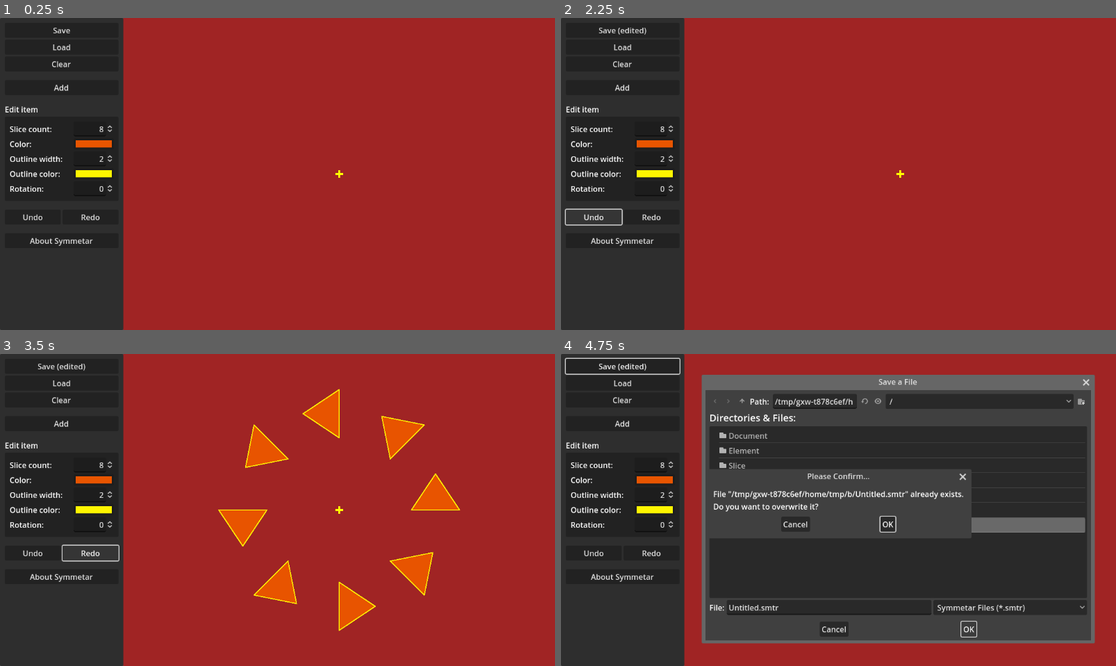
Above: before the commit, frames 1-4 (two rows, left to right).
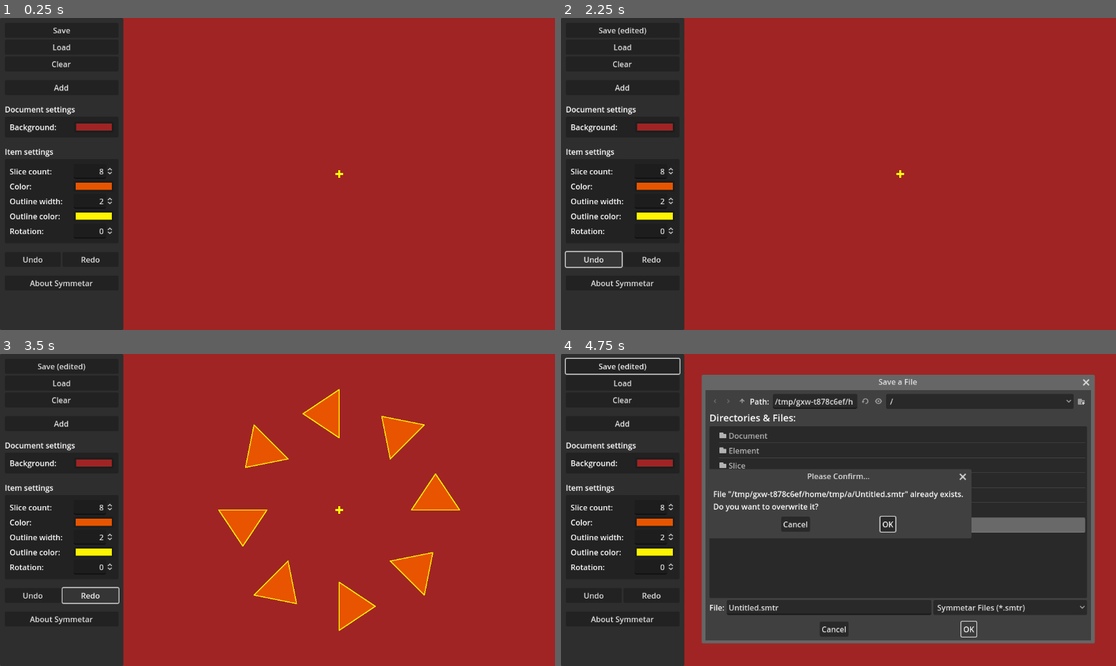
Above: after the commit, the same moments.

Repository: zoeesilcock/symmetar
Game: Godot game, scene res://Main.tscn
Same seed, same stepped clock (60 frames per second), same inputs: the game is played once before the commit and once after it.
Inputs:
- Up to frame 1 (0.25 s): no input
- Up to frame 2 (2.25 s): click "Clear" at 0.5 s; click "Add" at 1.25 s; click "Undo" at 2 s
- Up to frame 3 (3.5 s): click "Redo" at 2.75 s
- Up to frame 4 (4.75 s): click "Save (edited)" at 3.5 s; click "OK" at 4.25 s

The runs differ from the first frame. In frame 1, 2.1% of the frame differs, in the area x 0-21%, y 28-87%; in frame 2, 2.4%; in frame 3, 2.4%; in frame 4, 2.3%.

Commit message:
Add a setting for changing the background color of the document

Diff:
--- a/Document/Document.gd
+++ b/Document/Document.gd
@@ -9,15 +9,20 @@
 @export var undo_manager : UndoManager
 @export var element_scene : PackedScene
 @export var elements_node : Node2D
+@export var background : Background
 
 # Internal
 var elements : Array[Node]
+
+# Signals
+signal document_state_replaced
 
 func _ready() -> void:
 	elements = []
 
 	state = DocumentState.new()
 	state.element_count_changed.connect(_on_element_count_changed)
+	document_state_replaced.emit()
 
 func load_document(path : String) -> void:
 	state.element_count_changed.disconnect(_on_element_count_changed)
@@ -25,7 +30,10 @@
 
 	state = ResourceLoader.load(path, "", ResourceLoader.CACHE_MODE_IGNORE) as DocumentState
 	state.element_count_changed.connect(_on_element_count_changed)
+	document_state_replaced.emit()
+
 	_instantiate_elements()
+	state.background_color_changed.emit()
 
 	ui_state.document_name = path.get_file()
 	ui_state.document_is_dirty = false
--- a/Document/DocumentState.gd
+++ b/Document/DocumentState.gd
@@ -4,6 +4,12 @@
 # Data
 @export var elements : Array[ElementState]
 @export var previous_elements : Array[ElementState]
+@export var background_color : Color:
+	set(value):
+		if value != background_color:
+			background_color = value
+			background_color_changed.emit()
+@export var previous_background_color: Color
 
 # Diff
 @export var diffs_applied : Array[DocumentStateDiff]
@@ -11,11 +17,20 @@
 
 # Signals
 signal element_count_changed
+signal background_color_changed
+
+# Constants
+const DEFAULT_BACKGROUND_COLOR : Color = Color("#a02424")
+
+func _init(p_background_color : Color = DEFAULT_BACKGROUND_COLOR) -> void:
+	background_color = p_background_color
+	previous_background_color = background_color
 
 func calculate_diff() -> DocumentStateDiff:
 	var diff : Array[ElementState] = []
 	var count_change : int = len(elements) - len(previous_elements)
 	var element_count : int = max(len(elements), len(previous_elements))
+	var background_color_change : Color = Color.BLACK
 
 	for index : int in element_count:
 		var element : ElementState = ElementState.empty()
@@ -29,7 +44,11 @@
 
 		diff.push_back(element.get_diff(previous_element))
 
-	return DocumentStateDiff.new(count_change, diff)
+	background_color_change.r = background_color.r - previous_background_color.r
+	background_color_change.g = background_color.g - previous_background_color.g
+	background_color_change.b = background_color.b - previous_background_color.b
+
+	return DocumentStateDiff.new(count_change, diff, background_color_change)
 
 func apply_diff(diff : DocumentStateDiff, reverse : bool) -> void:
 	var current_count : int = len(elements)
@@ -47,6 +66,14 @@
 	if diff.element_count_change != 0:
 		element_count_changed.emit()
 
+	var new_background_color : Color = Color(
+		background_color.r + diff.background_color_change.r * direction,
+		background_color.g + diff.background_color_change.g * direction,
+		background_color.b + diff.background_color_change.b * direction
+	)
+
+	background_color = new_background_color
+
 func _fill_empty_slots() -> void:
 	for index : int in len(elements):
 		if elements[index] == null:
--- a/Document/DocumentStateDiff.gd
+++ b/Document/DocumentStateDiff.gd
@@ -2,8 +2,13 @@
 extends Resource
 
 @export var element_count_change : int
+@export var background_color_change : Color
 @export var element_changes : Array[ElementState]
 
-func _init(p_element_count_change : int = 0, p_element_changes : Array[ElementState] = []) -> void:
+func _init(
+		p_element_count_change : int = 0,
+		p_element_changes : Array[ElementState] = [],
+		p_background_color_change : Color = Color.BLACK) -> void:
 	element_count_change = p_element_count_change
+	background_color_change = p_background_color_change
 	element_changes = p_element_changes
--- a/UI/UI.gd
+++ b/UI/UI.gd
@@ -6,6 +6,7 @@
 @export var ui_state : UIState
 @export var save_button : Button
 @export var file_dialog : FileDialog
+@export var background_color_input : ColorPickerButton
 @export var slice_count_input : SpinBox
 @export var slice_color_input : ColorPickerButton
 @export var slice_outline_width_input : SpinBox
@@ -14,6 +15,7 @@
 @export var about_dialog : AcceptDialog
 
 # Internal
+var background_color_picker_popup : PopupPanel
 var slice_color_picker_popup : PopupPanel
 var outline_color_picker_popup : PopupPanel
 var current_element_state : ElementState
@@ -26,6 +28,10 @@
 	ui_state.selection_changed.connect(_on_selection_changed)
 	ui_state.document_is_dirty_changed.connect(_on_document_is_dirty_changed)
 
+	background_color_picker_popup = background_color_input.get_popup()
+	background_color_picker_popup.visibility_changed.connect(_on_background_color_picker_visibility_changed)
+	background_color_input.color_changed.connect(_on_background_color_changed)
+
 	slice_color_picker_popup = slice_color_input.get_popup()
 	slice_color_picker_popup.visibility_changed.connect(_on_slice_color_picker_visibility_changed)
 	slice_color_input.color_changed.connect(_on_slice_color_changed)
@@ -38,6 +44,8 @@
 
 	_update_save_button_text()
 	_update_window_title()
+
+	world.document.document_state_replaced.connect(_on_document_state_replaced)
 
 func _input(event : InputEvent) -> void:
 	if event is InputEventKey and event.pressed:
@@ -83,6 +91,9 @@
 	pass
 
 #region External signal handlers
+func _on_document_state_replaced() -> void:
+	world.document.state.background_color_changed.connect(_on_background_color_state_changed)
+
 func _on_selection_changed() -> void:
 	if ui_state.selected_element_index >= 0:
 		if current_element_state == null or current_element_index != ui_state.selected_element_index:
@@ -105,6 +116,9 @@
 	if ui_state.selected_element_index >= 0:
 		var slice : Slice = world.document.get_slice(ui_state.selected_element_index, ui_state.selected_slice_index)
 		slice_rotation_input.set_value_no_signal(rad_to_deg(slice.rotation))
+
+func _on_background_color_state_changed() -> void:
+	background_color_input.color = world.document.state.background_color
 
 func _on_document_is_dirty_changed() -> void:
 	_update_save_button_text()
@@ -154,6 +168,16 @@
 			element_state.slice_count = value as int
 			world.undo_manager.register_diff()
 
+func _on_background_color_changed(value : Color) -> void:
+	var background_color_changed : bool = world.document.state.background_color != value
+
+	if background_color_changed:
+		world.document.state.background_color = value
+
+func _on_background_color_picker_visibility_changed() -> void:
+	ui_state.background_color_picker_visible = background_color_input.get_popup().visible
+	world.undo_manager.register_diff()
+
 func _on_slice_color_changed(value : Color) -> void:
 	if ui_state.selected_element_index >= 0:
 		var element_state : ElementState = world.document.get_element_state(ui_state.selected_element_index)
--- a/UI/UI.tscn
+++ b/UI/UI.tscn
@@ -7,7 +7,7 @@
 
 [sub_resource type="Theme" id="Theme_uuqi3"]
 
-[node name="UI" type="Control" node_paths=PackedStringArray("save_button", "file_dialog", "slice_count_input", "slice_color_input", "slice_outline_width_input", "slice_outline_color_input", "slice_rotation_input", "about_dialog")]
+[node name="UI" type="Control" node_paths=PackedStringArray("save_button", "file_dialog", "background_color_input", "slice_count_input", "slice_color_input", "slice_outline_width_input", "slice_outline_color_input", "slice_rotation_input", "about_dialog")]
 layout_mode = 3
 anchors_preset = 9
 anchor_bottom = 1.0
@@ -17,11 +17,12 @@
 ui_state = ExtResource("2_ot8s7")
 save_button = NodePath("Panel/MarginContainer/VBoxContainer/SaveButton")
 file_dialog = NodePath("FileDialog")
-slice_count_input = NodePath("Panel/MarginContainer/VBoxContainer/EditContainer/MarginContainer/GridContainer/CountInput")
-slice_color_input = NodePath("Panel/MarginContainer/VBoxContainer/EditContainer/MarginContainer/GridContainer/ColorPickerButton")
-slice_outline_width_input = NodePath("Panel/MarginContainer/VBoxContainer/EditContainer/MarginContainer/GridContainer/OutlineWidthInput")
-slice_outline_color_input = NodePath("Panel/MarginContainer/VBoxContainer/EditContainer/MarginContainer/GridContainer/OutlineColorPickerButton")
-slice_rotation_input = NodePath("Panel/MarginContainer/VBoxContainer/EditContainer/MarginContainer/GridContainer/RotationInput")
+background_color_input = NodePath("Panel/MarginContainer/VBoxContainer/EditDocumentContainer/MarginContainer/GridContainer/BackgroundColorPickerButton")
+slice_count_input = NodePath("Panel/MarginContainer/VBoxContainer/EditItemContainer/MarginContainer/GridContainer/CountInput")
+slice_color_input = NodePath("Panel/MarginContainer/VBoxContainer/EditItemContainer/MarginContainer/GridContainer/ColorPickerButton")
+slice_outline_width_input = NodePath("Panel/MarginContainer/VBoxContainer/EditItemContainer/MarginContainer/GridContainer/OutlineWidthInput")
+slice_outline_color_input = NodePath("Panel/MarginContainer/VBoxContainer/EditItemContainer/MarginContainer/GridContainer/OutlineColorPickerButton")
+slice_rotation_input = NodePath("Panel/MarginContainer/VBoxContainer/EditItemContainer/MarginContainer/GridContainer/RotationInput")
 about_dialog = NodePath("AboutDialog")
 
 [node name="Panel" type="Panel" parent="."]
@@ -69,26 +70,55 @@
 custom_minimum_size = Vector2(0, 10)
 layout_mode = 2
 
-[node name="EditLabel" type="Label" parent="Panel/MarginContainer/VBoxContainer"]
-layout_mode = 2
-text = "Edit item"
-
-[node name="EditContainer" type="PanelContainer" parent="Panel/MarginContainer/VBoxContainer"]
-layout_mode = 2
-
-[node name="MarginContainer" type="MarginContainer" parent="Panel/MarginContainer/VBoxContainer/EditContainer"]
-layout_mode = 2
-
-[node name="GridContainer" type="GridContainer" parent="Panel/MarginContainer/VBoxContainer/EditContainer/MarginContainer"]
+[node name="EditDocumentLabel" type="Label" parent="Panel/MarginContainer/VBoxContainer"]
+layout_mode = 2
+text = "Document settings"
+
+[node name="EditDocumentContainer" type="PanelContainer" parent="Panel/MarginContainer/VBoxContainer"]
+layout_mode = 2
+
+[node name="MarginContainer" type="MarginContainer" parent="Panel/MarginContainer/VBoxContainer/EditDocumentContainer"]
+layout_mode = 2
+
+[node name="GridContainer" type="GridContainer" parent="Panel/MarginContainer/VBoxContainer/EditDocumentContainer/MarginContainer"]
 layout_mode = 2
 columns = 2
 
-[node name="CountLabel" type="Label" parent="Panel/MarginContainer/VBoxContainer/EditContainer/MarginContainer/GridContainer"]
+[node name="BackgroundColorLabel" type="Label" parent="Panel/MarginContainer/VBoxContainer/EditDocumentContainer/MarginContainer/GridContainer"]
+layout_mode = 2
+size_flags_horizontal = 3
+text = "Background:"
+
+[node name="BackgroundColorPickerButton" type="ColorPickerButton" parent="Panel/MarginContainer/VBoxContainer/EditDocumentContainer/MarginContainer/GridContainer"]
+custom_minimum_size = Vector2(82, 0)
+layout_mode = 2
+focus_mode = 0
+color = Color(0.627451, 0.141176, 0.141176, 1)
+
+[node name="Space3" type="Control" parent="Panel/MarginContainer/VBoxContainer"]
+custom_minimum_size = Vector2(0, 10)
+layout_mode = 2
+
+[node name="EditItemLabel" type="Label" parent="Panel/MarginContainer/VBoxContainer"]
+layout_mode = 2
+text = "Item settings"
+
+[node name="EditItemContainer" type="PanelContainer" parent="Panel/MarginContainer/VBoxContainer"]
+layout_mode = 2
+
+[node name="MarginContainer" type="MarginContainer" parent="Panel/MarginContainer/VBoxContainer/EditItemContainer"]
+layout_mode = 2
+
+[node name="GridContainer" type="GridContainer" parent="Panel/MarginContainer/VBoxContainer/EditItemContainer/MarginContainer"]
+layout_mode = 2
+columns = 2
+
+[node name="CountLabel" type="Label" parent="Panel/MarginContainer/VBoxContainer/EditItemContainer/MarginContainer/GridContainer"]
 layout_mode = 2
 size_flags_horizontal = 3
 text = "Slice count:"
 
-[node name="CountInput" type="SpinBox" parent="Panel/MarginContainer/VBoxContainer/EditContainer/MarginContainer/GridContainer"]
+[node name="CountInput" type="SpinBox" parent="Panel/MarginContainer/VBoxContainer/EditItemContainer/MarginContainer/GridContainer"]
 layout_mode = 2
 min_value = 1.0
 value = 8.0
@@ -96,50 +126,50 @@
 alignment = 2
 select_all_on_focus = true
 
-[node name="ColorLabel" type="Label" parent="Panel/MarginContainer/VBoxContainer/EditContainer/MarginContainer/GridContainer"]
+[node name="ColorLabel" type="Label" parent="Panel/MarginContainer/VBoxContainer/EditItemContainer/MarginContainer/GridContainer"]
 layout_mode = 2
 size_flags_horizontal = 3
 text = "Color:"
 
-[node name="ColorPickerButton" type="ColorPickerButton" parent="Panel/MarginContainer/VBoxContainer/EditContainer/MarginContainer/GridContainer"]
+[node name="ColorPickerButton" type="ColorPickerButton" parent="Panel/MarginContainer/VBoxContainer/EditItemContainer/MarginContainer/GridContainer"]
 layout_mode = 2
 focus_mode = 0
 color = Color(0.909804, 0.333333, 0, 1)
 
-[node name="OutlineWidthLabel" type="Label" parent="Panel/MarginContainer/VBoxContainer/EditContainer/MarginContainer/GridContainer"]
+[node name="OutlineWidthLabel" type="Label" parent="Panel/MarginContainer/VBoxContainer/EditItemContainer/MarginContainer/GridContainer"]
 layout_mode = 2
 size_flags_horizontal = 3
 text = "Outline width:"
 
-[node name="OutlineWidthInput" type="SpinBox" parent="Panel/MarginContainer/VBoxContainer/EditContainer/MarginContainer/GridContainer"]
+[node name="OutlineWidthInput" type="SpinBox" parent="Panel/MarginContainer/VBoxContainer/EditItemContainer/MarginContainer/GridContainer"]
 layout_mode = 2
 value = 2.0
 alignment = 2
 select_all_on_focus = true
 
-[node name="OutlineColorLabel" type="Label" parent="Panel/MarginContainer/VBoxContainer/EditContainer/MarginContainer/GridContainer"]
+[node name="OutlineColorLabel" type="Label" parent="Panel/MarginContainer/VBoxContainer/EditItemContainer/MarginContainer/GridContainer"]
 layout_mode = 2
 size_flags_horizontal = 3
 text = "Outline color:"
 
-[node name="OutlineColorPickerButton" type="ColorPickerButton" parent="Panel/MarginContainer/VBoxContainer/EditContainer/MarginContainer/GridContainer"]
+[node name="OutlineColorPickerButton" type="ColorPickerButton" parent="Panel/MarginContainer/VBoxContainer/EditItemContainer/MarginContainer/GridContainer"]
 layout_mode = 2
 focus_mode = 0
 color = Color(1, 0.960784, 0, 1)
 
-[node name="RotationLabel" type="Label" parent="Panel/MarginContainer/VBoxContainer/EditContainer/MarginContainer/GridContainer"]
+[node name="RotationLabel" type="Label" parent="Panel/MarginContainer/VBoxContainer/EditItemContainer/MarginContainer/GridContainer"]
 layout_mode = 2
 size_flags_horizontal = 3
 text = "Rotation:"
 
-[node name="RotationInput" type="SpinBox" parent="Panel/MarginContainer/VBoxContainer/EditContainer/MarginContainer/GridContainer"]
+[node name="RotationInput" type="SpinBox" parent="Panel/MarginContainer/VBoxContainer/EditItemContainer/MarginContainer/GridContainer"]
 layout_mode = 2
 max_value = 360.0
 alignment = 2
 update_on_text_changed = true
 select_all_on_focus = true
 
-[node name="Space3" type="Control" parent="Panel/MarginContainer/VBoxContainer"]
+[node name="Space4" type="Control" parent="Panel/MarginContainer/VBoxContainer"]
 custom_minimum_size = Vector2(0, 10)
 layout_mode = 2
 
@@ -157,7 +187,7 @@
 text = "Redo
 "
 
-[node name="Space4" type="Control" parent="Panel/MarginContainer/VBoxContainer"]
+[node name="Space5" type="Control" parent="Panel/MarginContainer/VBoxContainer"]
 custom_minimum_size = Vector2(0, 10)
 layout_mode = 2
 
@@ -177,9 +207,9 @@
 [connection signal="pressed" from="Panel/MarginContainer/VBoxContainer/LoadButton" to="." method="_on_load_button_pressed"]
 [connection signal="pressed" from="Panel/MarginContainer/VBoxContainer/ClearButton" to="." method="_on_clear_button_pressed"]
 [connection signal="pressed" from="Panel/MarginContainer/VBoxContainer/AddButton" to="." method="_on_add_button_pressed"]
-[connection signal="value_changed" from="Panel/MarginContainer/VBoxContainer/EditContainer/MarginContainer/GridContainer/CountInput" to="." method="_on_slice_count_changed"]
-[connection signal="value_changed" from="Panel/MarginContainer/VBoxContainer/EditContainer/MarginContainer/GridContainer/OutlineWidthInput" to="." method="_on_slice_outline_width_changed"]
-[connection signal="value_changed" from="Panel/MarginContainer/VBoxContainer/EditContainer/MarginContainer/GridContainer/RotationInput" to="." method="_on_slice_rotation_changed"]
+[connection signal="value_changed" from="Panel/MarginContainer/VBoxContainer/EditItemContainer/MarginContainer/GridContainer/CountInput" to="." method="_on_slice_count_changed"]
+[connection signal="value_changed" from="Panel/MarginContainer/VBoxContainer/EditItemContainer/MarginContainer/GridContainer/OutlineWidthInput" to="." method="_on_slice_outline_width_changed"]
+[connection signal="value_changed" from="Panel/MarginContainer/VBoxContainer/EditItemContainer/MarginContainer/GridContainer/RotationInput" to="." method="_on_slice_rotation_changed"]
 [connection signal="pressed" from="Panel/MarginContainer/VBoxContainer/UndoContainer/UndoButton" to="." method="_on_undo_button_pressed"]
 [connection signal="pressed" from="Panel/MarginContainer/VBoxContainer/UndoContainer/RedoButton" to="." method="_on_redo_button_pressed"]
 [connection signal="pressed" from="Panel/MarginContainer/VBoxContainer/AboutButton" to="." method="_on_about_button_pressed"]
--- a/UI/UIState.gd
+++ b/UI/UIState.gd
@@ -20,6 +20,7 @@
 
 @export var selected_element_index : int
 @export var selected_slice_index : int
+@export var background_color_picker_visible : bool
 @export var slice_color_picker_visible : bool
 @export var slice_outline_color_picker_visible : bool
 @export var document_name : String
--- a/UndoManager/UndoManager.gd
+++ b/UndoManager/UndoManager.gd
@@ -27,3 +27,5 @@
 	document.state.previous_elements = []
 	for element : ElementState in document.state.elements:
 		document.state.previous_elements.push_back(element.duplicate())
+
+	document.state.previous_background_color = document.state.background_color
--- a/World/Background.gd
+++ b/World/Background.gd
@@ -1,6 +1,18 @@
+class_name Background
 extends Node2D
 
+# References
 @export var ui_state : UIState
+@export var document : Document
+
+func _ready() -> void:
+	document.document_state_replaced.connect(_on_document_state_replaced)
+
+func _on_document_state_replaced() -> void:
+	document.state.background_color_changed.connect(_on_background_color_changed)
+
+func _on_background_color_changed() -> void:
+	queue_redraw()
 
 func _unhandled_input(event : InputEvent) -> void:
 	if event is InputEventMouseButton and \
@@ -13,4 +25,4 @@
 func _draw() -> void:
 	var rect : Rect2 = get_viewport().get_visible_rect()
 	rect.position = Vector2(-rect.size.x / 2, -rect.size.y / 2)
-	draw_rect(rect, Color("#a02424"))
+	draw_rect(rect, document.state.background_color)
--- a/World/World.tscn
+++ b/World/World.tscn
@@ -25,9 +25,10 @@
 
 [node name="Camera2D" type="Camera2D" parent="SubViewport"]
 
-[node name="Background" type="Node2D" parent="SubViewport/Camera2D"]
+[node name="Background" type="Node2D" parent="SubViewport/Camera2D" node_paths=PackedStringArray("document")]
 script = ExtResource("3_10f1g")
 ui_state = ExtResource("4_r6cmr")
+document = NodePath("../../Document")
 
 [node name="Center" type="Polygon2D" parent="SubViewport"]
 color = Color(1, 1, 0, 1)
@@ -36,5 +37,6 @@
 [node name="UndoManager" parent="SubViewport" node_paths=PackedStringArray("document") instance=ExtResource("4_n6wyd")]
 document = NodePath("../Document")
 
-[node name="Document" parent="SubViewport" node_paths=PackedStringArray("undo_manager") instance=ExtResource("5_uwskq")]
+[node name="Document" parent="SubViewport" node_paths=PackedStringArray("undo_manager", "background") instance=ExtResource("5_uwskq")]
 undo_manager = NodePath("../UndoManager")
+background = NodePath("../Camera2D/Background")
Not shown, changed: test.smtr
